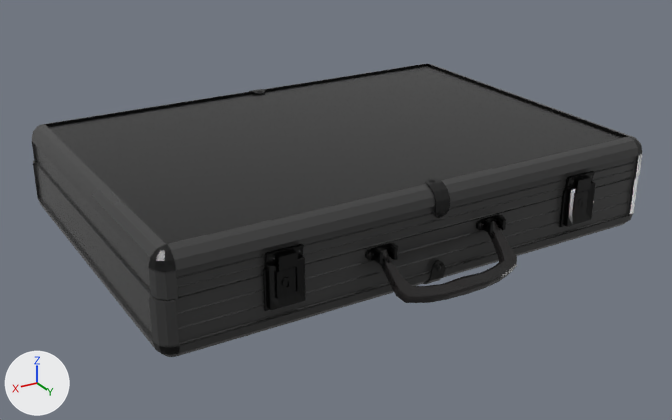
What one commit did to the glTF model src/models/suitcase.glb.
Rendered twice from a 50 mm lens placed at (40.1, 66.9, 34.4), pointed at (1.2, 2.1, 2.0). The axes (+X, +Y, +Z) are drawn at lower left. The lights are the same throughout. Where no turn or scale is listed for an object, it has been applied to the vertices. Vertices at the same position are counted once.

Names of what the first picture shows: 'bottom', 'lid'.
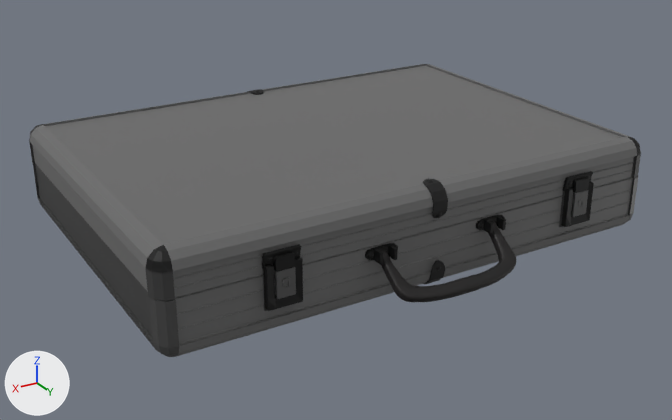
Where the change shows, as pixel boxes (x1, y1, x2, y2) in the pictures (672 x 420 px):
'lid', surface changed, reshaped, moved: before (32, 64, 643, 310); after (29, 64, 641, 311)
'bottom', surface changed, reshaped (black to grey): before (33, 160, 638, 357); after (33, 163, 638, 357)
'bottom.001', now drawn (black): after (381, 221, 516, 302)
part 1 of me_briefcase0, cut back (black): before (380, 221, 517, 303)
part 2 of me_briefcase0, recoloured: (276, 190, 588, 299) in both
part 3 of me_briefcase0, recoloured: (149, 177, 638, 357) in both
part 4 of me_briefcase0, recoloured (black to grey): (175, 178, 633, 356) in both
part 5 of me_briefcase0_001, recoloured: (45, 64, 637, 297) in both

Diff of the bpy script that builds the scene:
```diff
--- a/src/models/suitcase.glb.py
+++ b/src/models/suitcase.glb.py
@@ img_p1000000 @@
+img_p1000000 = load_image('p1000000', '_unpacked/p1000000', 540, 125, 'sRGB')
@@ mat_briefcase @@
 mat_briefcase.metallic = 0.141
-mat_briefcase.roughness = 0.241
+mat_briefcase.roughness = 0.6
@@ mat_pricesign @@
+mat_pricesign = principled_material('priceSign')
+mat_pricesign.texture = img_p1000000
@@ mat_metal @@
+mat_metal = principled_material('metal')
+mat_metal.base_color = (0.139, 0.139, 0.139)  # dark grey #686868
@@ mat_material_003 @@
+mat_material_003 = principled_material('Material.003')
+mat_material_003.base_color = (0.0095, 0.0095, 0.0095)  # black #191919
@@ mat_material_002 @@
+mat_material_002 = principled_material('Material.002')
+mat_material_002.base_color = (0.058, 0.058, 0.058)  # black #444444
@@ mat_material_001 @@
+mat_material_001 = principled_material('Material.001')
+mat_material_001.base_color = (0.0796, 0.0796, 0.0796)  # dark grey #505050
@@ me_briefcase0 @@
 # used by ob_bottom; location = (0.0, 0.0, 0.0)
-me_briefcase0.from_pydata(...)  # 1170 vertices, 2172 faces; spans x -22.1..22.9, y -16.7..19.7, z 0.1..5.6
+me_briefcase0.from_pydata(...)  # 1060 vertices, 1935 faces; spans x -22.1..22.9, y -16.7..16.4, z 0.1..5.6
+# me_briefcase0 part 1
+# 110 vertices are removed from x -5.4..5.7, y 15.7..19.7, z 1.2..4.6
+# 246 faces are deleted
+# 9 new faces join them, mat_briefcase (picture img_briefcase_diffuse)
+# me_briefcase0 part 2: 122 faces spanning x -14.8..14.3, y 15.6..16.2, z 3.3..5.4 switch from mat_briefcase (picture img_briefcase_diffuse) to mat_material_001 (dark grey #505050)
+# me_briefcase0 part 3: 189 faces spanning x -22.1..22.9, y 14.2..15.7, z 0.3..5.6 switch from mat_briefcase (picture img_briefcase_diffuse) to mat_material_002 (black #444444)
+# me_briefcase0 part 4: 122 faces spanning x -21.9..22.7, y -15.0..15.7, z 0.5..5.1 switch from mat_briefcase (picture img_briefcase_diffuse) to mat_metal (dark grey #686868)
+me_briefcase0.materials.append(mat_material_003)  # black #191919
@@ me_briefcase0_001 @@
 # used by ob_lid; location = (0.0, -16.38, 5.0)
-me_briefcase0_001.from_pydata(...)  # 3247 vertices, 6268 faces; spans x -22.3..22.7, y -0.3..32.5, z -2.5..3.8
+me_briefcase0_001.from_pydata(...)  # 3417 vertices, 6521 faces; spans x -22.3..22.7, y -0.3..32.5, z -2.5..3.8
+# me_briefcase0_001 part 5: 336 faces spanning x -22.3..22.7, y -0.1..32.0, z 0.1..3.5 switch from mat_briefcase (picture img_briefcase_diffuse) to mat_metal (dark grey #686868)
+me_briefcase0_001.materials.append(mat_pricesign)  # picture img_p1000000
@@ ob_lid @@
 ob_lid = bpy.data.objects.new('lid', me_briefcase0_001)
-ob_lid.location = (0.0, -16.38, 5.0)
+ob_lid.location = (0.2, -16.38, 5.0)
```
